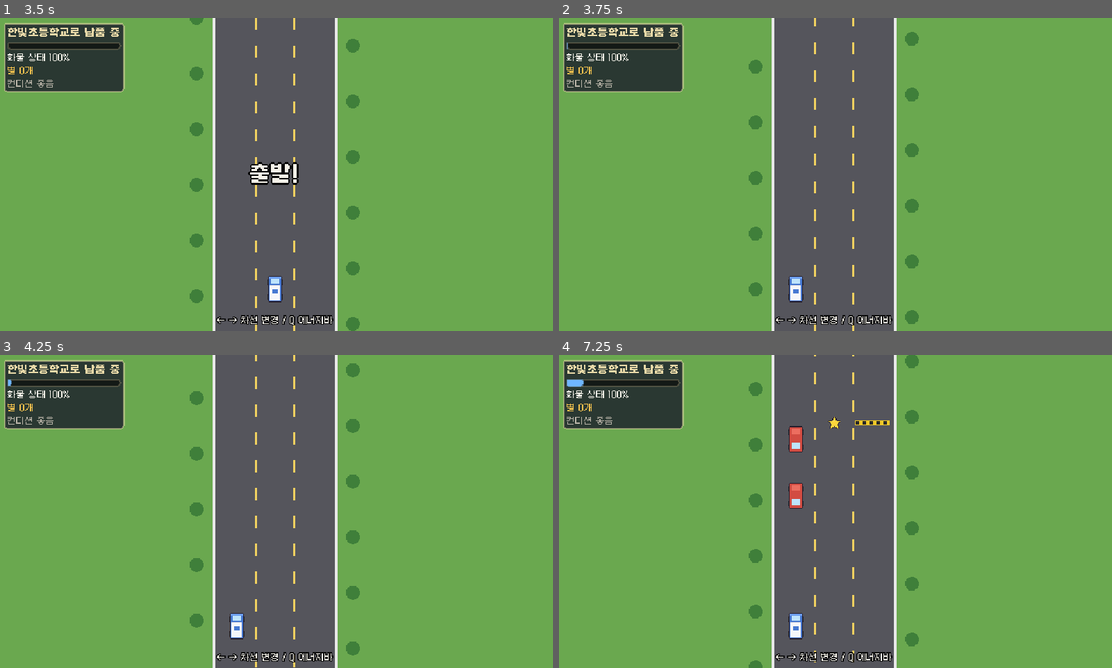
Above: before the commit, frames 1-4 (two rows, left to right).
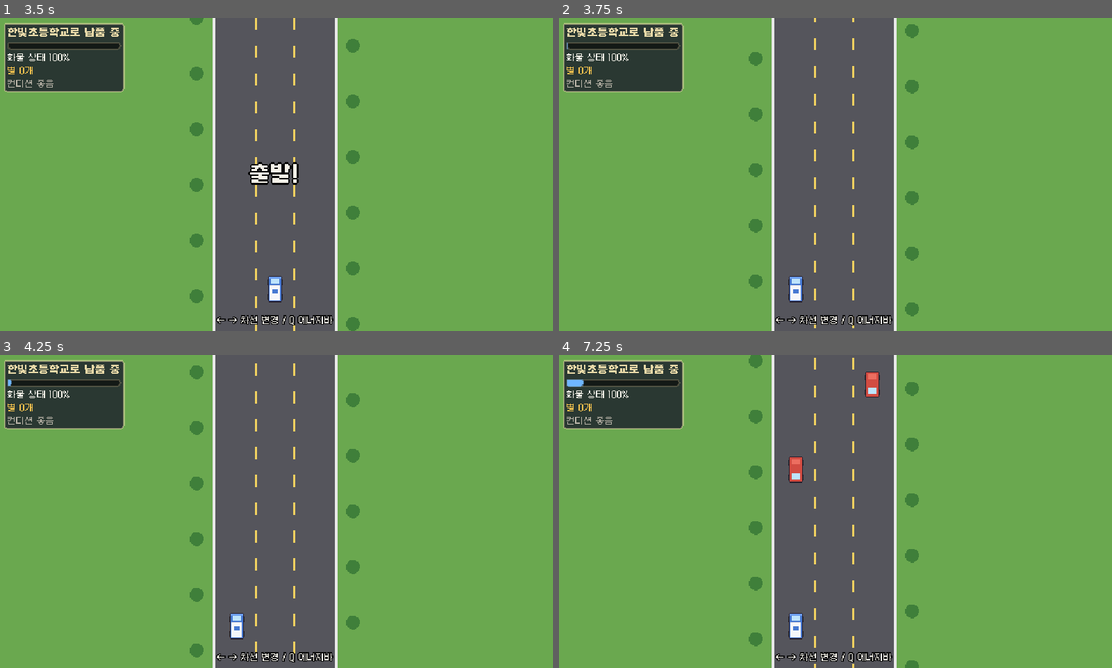
Above: after the commit, the same moments.

Repository: Dicaffeinonemore/jodal_adventure
Game: Godot game, scene res://scenes/minigames/drive.tscn
The game is run twice, just before and just after one commit, with the same random seed, the same clock (stepped at 60 frames per second) and the same inputs. This scene is started directly instead of the project's main scene.
Inputs (mouse positions are in pixels of both pictures, inside the frame that each line leads up to):
- Up to frame 1 (3.5 s): tap Enter at 0.5, 2.75 s; move the mouse to (398, 158) at 0.52 s; hold Right (move_right) 0.53-1.25 s; hold Shift (run) 0.53-1.25 s; click (398, 158) at 0.67 s; drag from (165, 190) to (248, 237) at 1.27 s; tap Space (interact) at 2 s; move the mouse to (331, 105) at 2.02 s; hold Right (move_right) 2.03-2.75 s; hold Q (quick_item) 2.03-2.75 s; tap Shift (run) at 2.3 s; drag from (248, 237) to (110, 127) at 2.77 s
- Up to frame 2 (3.75 s): tap Space (interact) at 3.5 s; move the mouse to (1001, 221) at 3.52 s; hold Left (move_left) from 3.53 s (still down); hold Shift (run) from 3.53 s (still down); tap Enter at 3.6 s
- Up to frame 3 (4.25 s): keep holding Left (move_left); keep holding Shift (run)
- Up to frame 4 (7.25 s): release Left (move_left) at 4.25 s; release Shift (run) at 4.25 s; drag from (669, 464) to (752, 433) at 4.27 s; move the mouse to (863, 511) at 5.02 s; hold Down (move_down) 5.03-5.75 s; hold Shift (run) 5.03-5.75 s; tap Z at 5.1 s; click (863, 511) at 5.17 s; drag from (752, 433) to (724, 527) at 5.77 s; move the mouse to (957, 495) at 6.52 s; hold Up (move_up) from 6.53 s (still down); hold Shift (run) from 6.53 s (still down)

Frame 1 is identical in both runs. In frame 2, 1.6% of the frame differs, in the area x 34-66%, y 1-100%; in frame 3, 2.6%; in frame 4, 3.6%, in the area x 34-66%, y 0-100%.

Commit message:
웹 무음 수정, 운전 미니게임 난이도 하향·충돌 연출
- 소리: 실행 중에 오디오 버스를 추가하면 웹(Web Audio 샘플 재생)에서 Master->SFX->Music->Master 순환이 생겨
  모든 소리가 무음이었다. 버스를 없애고 Master + 플레이어별 volume_db로 바꿈. 브라우저 출력 측정으로 확인(RMS 0 -> 0.085).
- 운전: 새 장애물이 마지막 빈 차선을 막지 않게 하고, 화면 위에 "!" 예고. 속도 120~190 -> 100~150, 생성 간격 늘림,
  피해 car 20->12, cone 10->8, bump 8->6. 부딪힌 장애물은 회전하며 튕겨 나가고, 무적 시간에 닿은 것도 밀려나서
  트럭을 통과해 보이지 않는다. 트럭 흔들림·붉은 깜빡임.
- tests/drive_bot.gd: 반응 0.35초 봇 기준 화물 평균 88% -> 100%, 입력 없이 약 70%.

Co-Authored-By: Claude Opus 5.5 <noreply@anthropic.com>

Diff:
--- a/scripts/autoload/sound.gd
+++ b/scripts/autoload/sound.gd
@@ -9,6 +9,11 @@
 ## Web: browsers start audio only after a user gesture, so the title screen starts
 ## the music after the first tap (unlocked = true from then on).
 ## The sound setting (all / effects only / off) lives in user://settings.json, not the save.
+##
+## Everything plays on the Master bus; music and effect levels are per-player
+## volume_db. Do not add audio buses at runtime: on the web (single-threaded builds
+## play audio as Web Audio samples) Godot 4.5 wires runtime buses into a loop
+## (Master -> SFX -> Music -> Master), and Web Audio silences loops. No sound at all.
 
 enum Mode { ALL, SFX_ONLY, OFF }
 
@@ -41,16 +46,14 @@
 func _ready() -> void:
 	process_mode = Node.PROCESS_MODE_ALWAYS
 	_silent = AudioServer.get_driver_name() == "Dummy"
-	_ensure_bus("Music", MUSIC_DB)
-	_ensure_bus("SFX", SFX_DB)
 	for i in 2:
 		var m := AudioStreamPlayer.new()
-		m.bus = "Music"
+		m.volume_db = MUSIC_DB
 		add_child(m)
 		_music.append(m)
 	for i in POOL:
 		var p := AudioStreamPlayer.new()
-		p.bus = "SFX"
+		p.volume_db = SFX_DB
 		add_child(p)
 		_pool.append(p)
 	_load_settings()
@@ -78,8 +81,12 @@
 	if id == _bgm:
 		return
 	_bgm = id
-	if _silent:
+	if _silent or mode != Mode.ALL:
 		return
+	_start_bgm(id)
+
+
+func _start_bgm(id: String) -> void:
 	var old := _music[_active]
 	_active = 1 - _active
 	var cur := _music[_active]
@@ -93,7 +100,7 @@
 	cur.stream = stream
 	cur.volume_db = SILENT_DB
 	cur.play()
-	create_tween().tween_property(cur, "volume_db", 0.0, FADE)
+	create_tween().tween_property(cur, "volume_db", MUSIC_DB, FADE)
 
 
 func bgm_for_map(map_id: String) -> String:
@@ -130,8 +137,14 @@
 
 
 func _apply_mode() -> void:
-	AudioServer.set_bus_mute(AudioServer.get_bus_index("Music"), mode != Mode.ALL)
-	AudioServer.set_bus_mute(AudioServer.get_bus_index("SFX"), mode == Mode.OFF)
+	if mode != Mode.ALL:
+		for m: AudioStreamPlayer in _music:
+			m.stop()
+	elif not _silent and _bgm != "" and not (_music[0].playing or _music[1].playing):
+		_start_bgm(_bgm)
+	if mode == Mode.OFF:
+		for p: AudioStreamPlayer in _pool:
+			p.stop()
 
 
 func _load_settings() -> void:
@@ -168,16 +181,6 @@
 		(node as BaseButton).pressed.connect(play.bind("confirm", 0.0))
 
 
-func _ensure_bus(bus_name: String, db: float) -> void:
-	if AudioServer.get_bus_index(bus_name) >= 0:
-		return
-	AudioServer.add_bus()
-	var idx := AudioServer.bus_count - 1
-	AudioServer.set_bus_name(idx, bus_name)
-	AudioServer.set_bus_send(idx, "Master")
-	AudioServer.set_bus_volume_db(idx, db)
-
-
 func _stream(file: String) -> AudioStream:
 	if not _cache.has(file):
 		var path := DIR + file + ".wav"
--- a/scripts/minigames/drive_game.gd
+++ b/scripts/minigames/drive_game.gd
@@ -9,6 +9,10 @@
 ## Pickups: stars pay a bonus (Story.STAR_BONUS), repair kits restore cargo.
 ## Urgent tasks are shorter but busier; fragile cargo and the truck upgrade
 ## scale damage (Story.cargo_damage_mult()).
+## Fairness: a new obstacle never closes the last open lane near the top, and a "!"
+## at the top of the lane warns before it scrolls in. A hit knocks the obstacle off
+## the road; during the short safe time after a hit, anything the truck touches is
+## pushed aside (no damage) instead of driving through the truck.
 
 const DURATION := 25.0
 const URGENT_DURATION := 20.0
@@ -16,20 +20,23 @@
 const REPAIR_AMOUNT := 10
 const LANES := 3
 const LANE_W := 44.0
-const BASE_SPEED := 120.0
-const MAX_SPEED := 190.0
-const SPAWN_MIN := 0.8
-const SPAWN_MAX := 1.4
-const LANE_SWITCH_TIME := 0.12
-const INVULN_TIME := 0.8
+const BASE_SPEED := 100.0
+const MAX_SPEED := 150.0
+const SPAWN_MIN := 1.2
+const SPAWN_MAX := 1.8
+const SPAWN_END_FACTOR := 0.8  # spawn gaps shrink to this by the end of the trip
+const SPAWN_Y := -70.0  # off screen; the lane warning shows until it scrolls in
+const OPEN_WINDOW := 170.0  # obstacles above this y count as blocking their lane
+const LANE_SWITCH_TIME := 0.1
+const INVULN_TIME := 1.0
 const DROWSY_MIN := 3.0
 const DROWSY_MAX := 5.5
 
 ## kind -> texture, cargo damage, own speed (fraction of road speed it moves *with* us)
 const OBSTACLES := {
-	"car": {"tex": "res://assets/sprites/placeholder/car_npc.png", "damage": 20, "drift": 0.45},
-	"cone": {"tex": "res://assets/sprites/placeholder/cone.png", "damage": 10, "drift": 0.0},
-	"bump": {"tex": "res://assets/sprites/placeholder/speed_bump.png", "damage": 8, "drift": 0.0},
+	"car": {"tex": "res://assets/sprites/placeholder/car_npc.png", "damage": 12, "drift": 0.3},
+	"cone": {"tex": "res://assets/sprites/placeholder/cone.png", "damage": 8, "drift": 0.0},
+	"bump": {"tex": "res://assets/sprites/placeholder/speed_bump.png", "damage": 6, "drift": 0.0},
 	"star": {"tex": "res://assets/sprites/placeholder/pickup_star.png", "damage": 0, "drift": 0.0},
 	"repair": {"tex": "res://assets/sprites/placeholder/pickup_repair.png", "damage": 0, "drift": 0.0},
 }
@@ -71,7 +78,7 @@
 	_rng.randomize()
 	if Story.is_urgent():
 		_duration = URGENT_DURATION
-		_density = 0.7
+		_density = 0.85
 	_damage_mult = Story.cargo_damage_mult()
 	_truck = Sprite2D.new()
 	_truck.texture = load("res://assets/sprites/placeholder/car_player.png") as Texture2D
@@ -121,11 +128,11 @@
 	_spawn_timer -= delta
 	if _spawn_timer <= 0.0 and _elapsed < _duration - 2.0:
 		_spawn_obstacle()
-		_spawn_timer = _rng.randf_range(SPAWN_MIN, SPAWN_MAX) * lerpf(1.0, 0.7, t) * _density
+		_spawn_timer = _rng.randf_range(SPAWN_MIN, SPAWN_MAX) * lerpf(1.0, SPAWN_END_FACTOR, t) * _density
 
 	_update_drowsiness(delta)
 
-	var truck_rect := _rect_of(_truck).grow(-2)
+	var truck_rect := _rect_of(_truck).grow(-3)
 	for i in range(_obstacles.size() - 1, -1, -1):
 		var ob: Dictionary = _obstacles[i]
 		var node: Sprite2D = ob["node"]
@@ -137,13 +144,15 @@
 			continue
 		var kind := str(ob["kind"])
 		var pickup := kind == "star" or kind == "repair"
-		if (pickup or _invuln <= 0.0) and truck_rect.intersects(_rect_of(node).grow(-1)):
+		if truck_rect.intersects(_rect_of(node).grow(-3)):
+			_obstacles.remove_at(i)
 			if pickup:
 				_collect(kind)
-			else:
+				node.queue_free()
+				continue
+			if _invuln <= 0.0:
 				_hit(int(info["damage"]), kind)
-			node.queue_free()
-			_obstacles.remove_at(i)
+			_knock_away(node)
 
 	if _elapsed >= _duration:
 		_finish()
@@ -166,7 +175,20 @@
 func _spawn_obstacle() -> void:
 	var kinds := ["car", "car", "cone", "bump"]
 	var kind: String = kinds[_rng.randi() % kinds.size()]
-	var lane := _rng.randi() % LANES
+	# Keep a lane open: lanes already holding an obstacle near the top are taken,
+	# and a new one may only go where at least one other lane stays free.
+	var blocked := {}
+	for ob: Dictionary in _obstacles:
+		var k := str(ob["kind"])
+		if k != "star" and k != "repair" and (ob["node"] as Sprite2D).position.y < OPEN_WINDOW:
+			blocked[int(ob["lane"])] = true
+	var free: Array[int] = []
+	for lane in LANES:
+		if not blocked.has(lane):
+			free.append(lane)
+	if free.size() < 2:
+		return  # placing one more would wall off the road; try again next time
+	var lane: int = free[_rng.randi() % free.size()]
 	_spawn(kind, lane)
 	if _rng.randf() < PICKUP_CHANCE:
 		var other := (lane + 1 + _rng.randi() % (LANES - 1)) % LANES
@@ -176,7 +198,7 @@
 func _spawn(kind: String, lane: int) -> void:
 	var node := Sprite2D.new()
 	node.texture = load(str(OBSTACLES[kind]["tex"])) as Texture2D
-	node.position = Vector2(_lane_x(lane), -30)
+	node.position = Vector2(_lane_x(lane), SPAWN_Y)
 	add_child(node)
 	_obstacles.append({"node": node, "kind": kind, "lane": lane})
 
@@ -211,6 +233,26 @@
 	tw.tween_property(self, "position", Vector2(3, 0), 0.04)
 	tw.tween_property(self, "position", Vector2(-3, 0), 0.04)
 	tw.tween_property(self, "position", Vector2.ZERO, 0.04)
+	# the truck wobbles and flashes red
+	var wob := create_tween()
+	wob.tween_property(_truck, "rotation", 0.25, 0.06)
+	wob.tween_property(_truck, "rotation", -0.18, 0.08)
+	wob.tween_property(_truck, "rotation", 0.0, 0.08)
+	_truck.self_modulate = Color(1, 0.5, 0.5)
+	create_tween().tween_property(_truck, "self_modulate", Color.WHITE, 0.35)
+
+
+## The obstacle flies off the road, spinning, instead of passing through the truck.
+func _knock_away(node: Sprite2D) -> void:
+	var side := -1.0 if node.position.x < _truck.position.x else 1.0
+	if is_equal_approx(node.position.x, _truck.position.x):
+		side = -1.0 if _lane == LANES - 1 else 1.0
+	node.z_index = 6
+	var tw := create_tween().set_parallel(true)
+	tw.tween_property(node, "position", node.position + Vector2(side * 70.0, -36.0), 0.45) 			.set_trans(Tween.TRANS_QUAD).set_ease(Tween.EASE_OUT)
+	tw.tween_property(node, "rotation", side * TAU, 0.45)
+	tw.tween_property(node, "modulate:a", 0.0, 0.45).set_delay(0.15)
+	tw.chain().tween_callback(node.queue_free)
 
 
 func _change_lane(dir: int) -> void:
@@ -265,6 +307,18 @@
 		while y < _view.y:
 			draw_rect(Rect2(x, y, 2, 14), Color("f0d060"))
 			y += 32.0
+	# "!" at the top of a lane while an obstacle is still above the screen
+	for ob: Dictionary in _obstacles:
+		var k := str(ob["kind"])
+		var y := (ob["node"] as Sprite2D).position.y
+		if k == "star" or k == "repair" or y > -8.0:
+			continue
+		var x := _lane_x(int(ob["lane"]))
+		var blink := 1.0 if fmod(_elapsed, 0.3) < 0.2 else 0.5
+		draw_colored_polygon(PackedVector2Array([Vector2(x, 4), Vector2(x + 8, 18), Vector2(x - 8, 18)]),
+				Color(0.95, 0.3, 0.25, blink))
+		draw_rect(Rect2(x - 1, 8, 2, 6), Color(1, 1, 1, blink))
+		draw_rect(Rect2(x - 1, 15, 2, 2), Color(1, 1, 1, blink))
 	# roadside trees for a sense of speed
 	var tree_y := fmod(_scroll * 2.0, 64.0) - 64.0
 	while tree_y < _view.y:
--- /dev/null
+++ b/tests/drive_bot.gd
@@ -0,0 +1,83 @@
+extends SceneTree
+## Plays the driving minigame with a dodging bot that reacts like a person (it acts
+## REACTION seconds after it decides) and with no input, a few times each.
+##   godot --headless --path . --fixed-fps 60 --script res://tests/drive_bot.gd
+## Prints one line per run and "DRIVE OK" when the bot averages >= 85% cargo.
+
+const RUNS := 5
+const LOOK_AHEAD := 120.0  # px above the truck the bot reacts to
+const REACTION := 0.35  # seconds between seeing a hazard and steering
+
+var _pending_dir := 0
+var _pending_t := 0.0
+
+
+func _initialize() -> void:
+	_run.call_deferred()
+
+
+func _run() -> void:
+	var gs := root.get_node("/root/GameState")
+	var bot_total := 0
+	for mode: String in ["bot", "idle"]:
+		for r in RUNS:
+			gs.call("set_task", {"index": 0, "step": 2, "vendor": 0, "cargo": 0, "grade": "", "urgent": r == 0,
+					"discount": -1, "discount_rolled": true, "stars": 0})
+			gs.set("fatigue", 0)
+			change_scene_to_file("res://scenes/minigames/drive.tscn")
+			for i in 5:
+				await process_frame
+			var drive := current_scene
+			var hits := 0
+			var last_cargo := 100
+			while current_scene == drive and int(drive.get("_state")) != 2:
+				if mode == "bot" and int(drive.get("_state")) == 1:
+					_steer(drive, 1.0 / 60.0)
+				var c := int(drive.get("cargo"))
+				if c < last_cargo:
+					hits += 1
+				last_cargo = c
+				await process_frame
+			var cargo := int(drive.get("cargo"))
+			print("  %s run %d%s: cargo %d%%, hits %d" % [mode, r + 1, " (urgent)" if r == 0 else "", cargo, hits])
+			if mode == "bot":
+				bot_total += cargo
+			for i in 120:  # let the finish timer move on to the destination map
+				await process_frame
+	var avg := bot_total / float(RUNS)
+	print("bot average cargo %.0f%%" % avg)
+	print("DRIVE OK" if avg >= 85.0 else "DRIVE TOO HARD")
+	root.get_node("/root/Sound").call("stop_all")
+	await process_frame
+	quit(0 if avg >= 85.0 else 1)
+
+
+## Moves to the safest lane (nearest hazard ahead farthest away), REACTION seconds
+## after deciding.
+func _steer(drive: Node, delta: float) -> void:
+	if _pending_dir != 0:
+		_pending_t -= delta
+		if _pending_t <= 0.0:
+			drive.call("_change_lane", _pending_dir)
+			_pending_dir = 0
+		return
+	var truck: Sprite2D = drive.get("_truck")
+	var lane := int(drive.get("_lane"))
+	var nearest := [INF, INF, INF]
+	for ob: Dictionary in drive.get("_obstacles"):
+		var kind := str(ob["kind"])
+		if kind == "star" or kind == "repair":
+			continue
+		var dy := truck.position.y - (ob["node"] as Sprite2D).position.y
+		if dy > -20.0:
+			var l := int(ob["lane"])
+			nearest[l] = minf(nearest[l], dy)
+	if nearest[lane] > LOOK_AHEAD:
+		return
+	var best := lane
+	for l in 3:
+		if absi(l - lane) == 1 and nearest[l] > nearest[best]:
+			best = l
+	if best != lane:
+		_pending_dir = best - lane
+		_pending_t = REACTION
Not shown, added: tests/drive_bot.gd.uid
Not shown, changed: CLAUDE.md
Not shown, changed: docs/ai-usage-log.md
Not shown, changed: docs/plan.md
